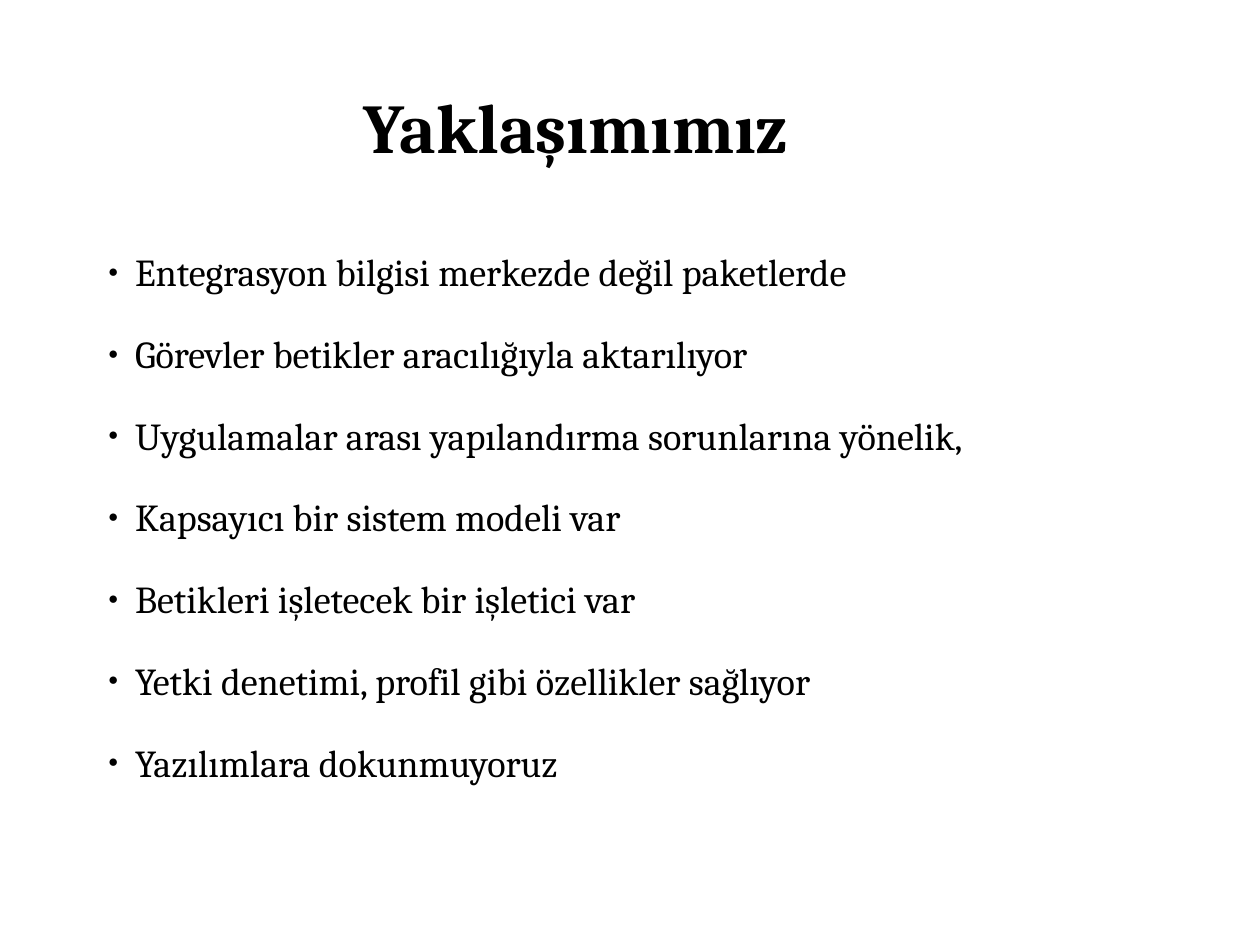
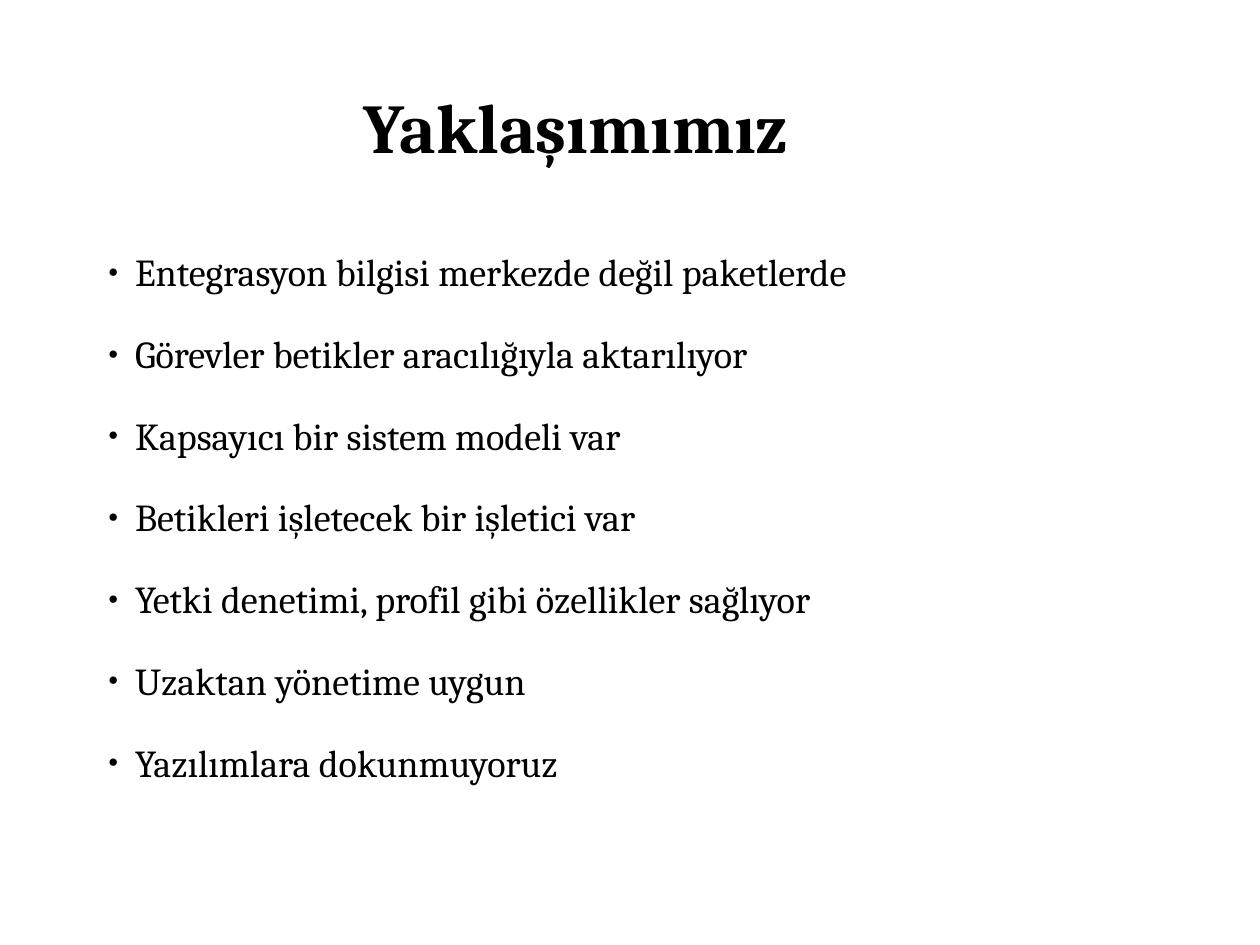
Before and after one commit to Pardus-Linux/COMAR, a slide deck: slide 8 of belgeler/temel-sunum.odp. Drawn at 1260x945 pixels with LibreOffice and Linux fonts; fonts in the diff are those of the drawing. Boxes give left, top, right and bottom in pixels: in the first picture for what was removed or moved away, otherwise in the second. Text is boxed around its words. In the diff, an @@ line names an element or a change of style, - is before the commit and + after.

```diff
--- a/belgeler/temel-sunum.odp
+++ b/belgeler/temel-sunum.odp
@@ text at (x1=135, y1=423, x2=963, y2=459): paragraph removed @@
-  ● Uygulamalar arası yapılandırma sorunlarına yönelik,
@@ text at (x1=135, y1=668, x2=525, y2=704): paragraph added @@
+  ● Uzaktan yönetime uygun
```
Also in this commit, not shown: 5 other slides changed, 4 slides added, 2 slides removed.
